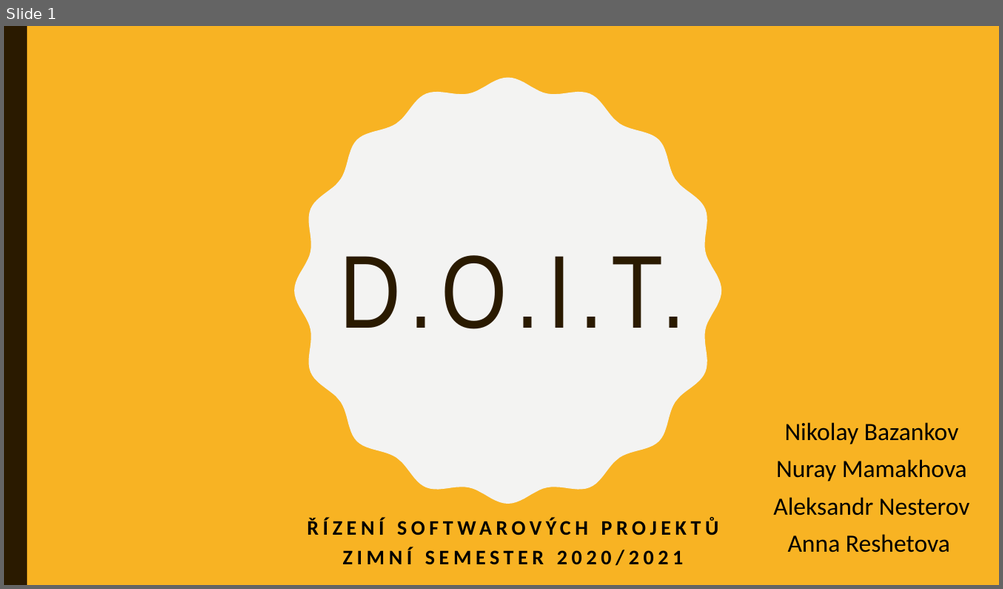
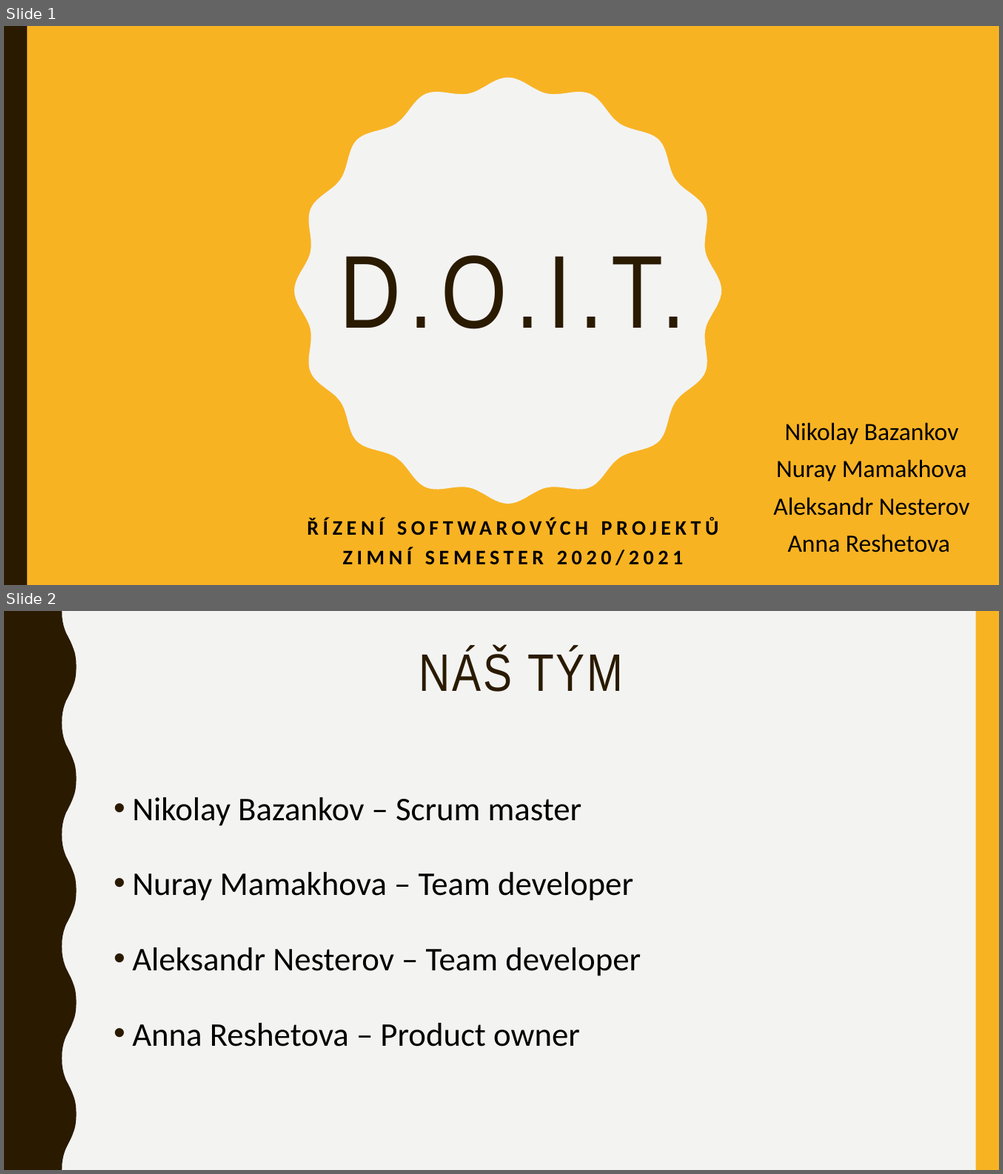
Before and after one commit to Letmehear15/DOIT, a slide deck: Prezentace D.O.I.T..pptx. Shown one above the other, each under a label of ours: slide 1 before the commit, slides 1 and 2 after it. The pictures are 1003x589 and 1003x1174 pixels, drawn with LibreOffice and Linux fonts; fonts in the diff are those of the drawing. Boxes give left, top, right and bottom in pixels: in the first picture for what was removed or moved away, otherwise in the second. Text is boxed around its words. In the diff, an @@ line names an element or a change of style, - is before the commit and + after.

```diff
--- a/Prezentace D.O.I.T..pptx
+++ b/Prezentace D.O.I.T..pptx
@@ slide 2 added at (4,611,999,1170), background #F3F3F2 @@
@@ freeform shape added at (4,611,77,1170), fill #2A1A00 @@
@@ rectangle added at (976,611,999,1170), fill #F8B323 @@
@@ title added at (419,649,623,692), 51 pt, text #2A1A00 @@
+NÁŠ TÝM
@@ text added at (132,797,640,1047), 32 pt, text #000000 @@
+• Nikolay Bazankov – Scrum master
+• Nuray Mamakhova – Team developer
+• Aleksandr Nesterov – Team developer
+• Anna Reshetova – Product owner
```
Also in this commit, not shown: 1 slide changed, 2 other slides added, 1 slide removed.
